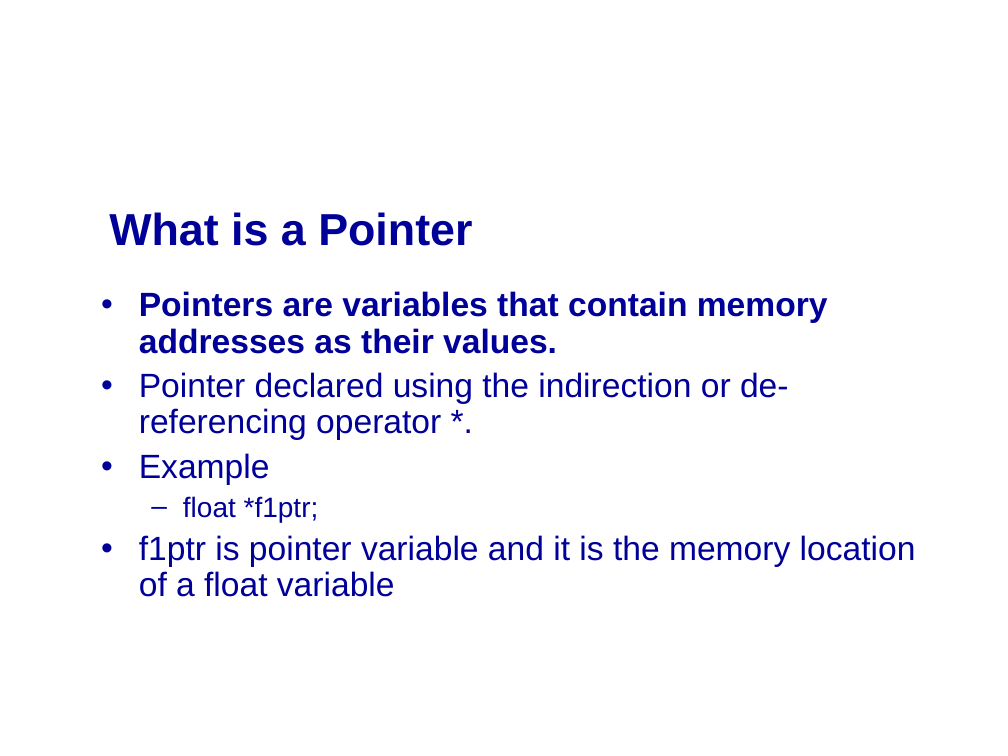
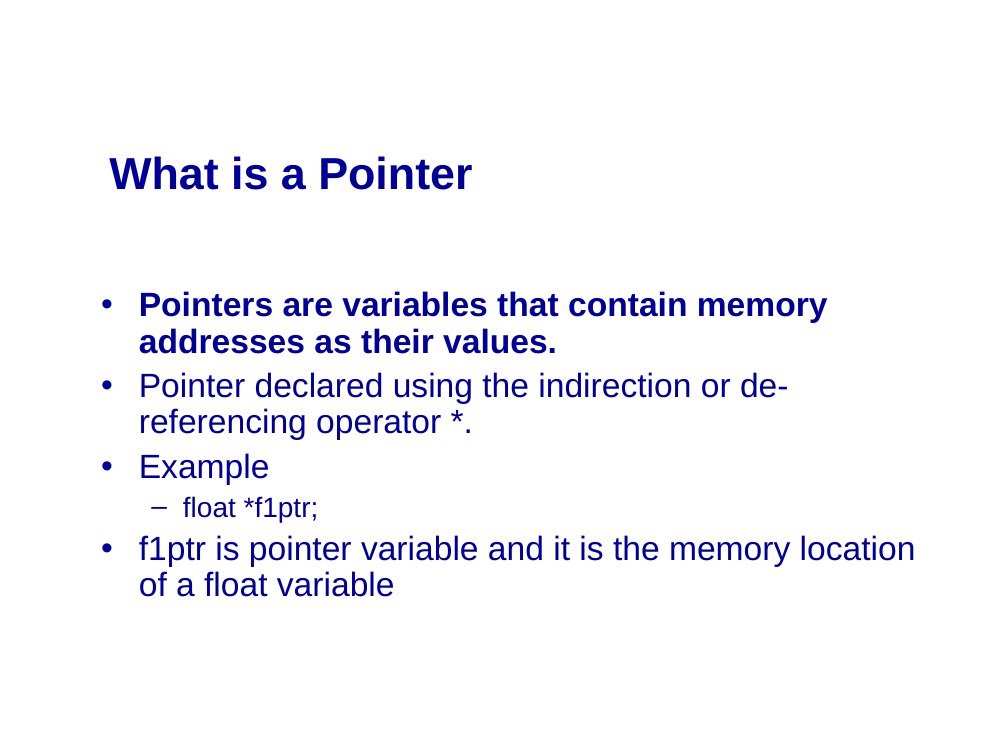
Before and after one commit to mikeg64/iome, a slide deck: slide 13 of src/examples/course/c/presentation/IntrotoC2.ppt. Drawn at 1008x756 pixels with LibreOffice and Linux fonts; fonts in the diff are those of the drawing; background and template pictures are left out. Boxes give left, top, right and bottom in pixels: in the first picture for what was removed or moved away, otherwise in the second. Text is boxed around its words. In the diff, an @@ line names an element or a change of style, - is before the commit and + after.

```diff
--- a/src/examples/course/c/presentation/IntrotoC2.ppt
+++ b/src/examples/course/c/presentation/IntrotoC2.ppt
@@ title "What is a Pointer": place and size @@
-title "What is a Pointer" at (109,212,472,246)
+title "What is a Pointer" at (109,156,472,190)
```
Also in this commit, not shown: 10 other slides changed.
